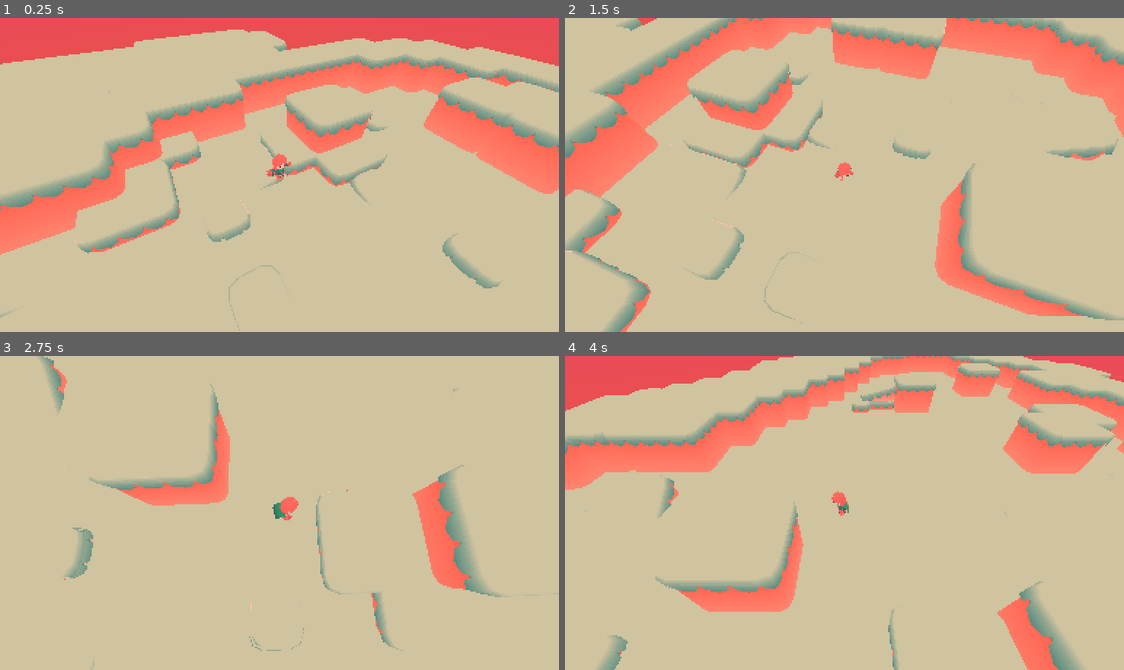
Above: before the commit, frames 1-4 (two rows, left to right).
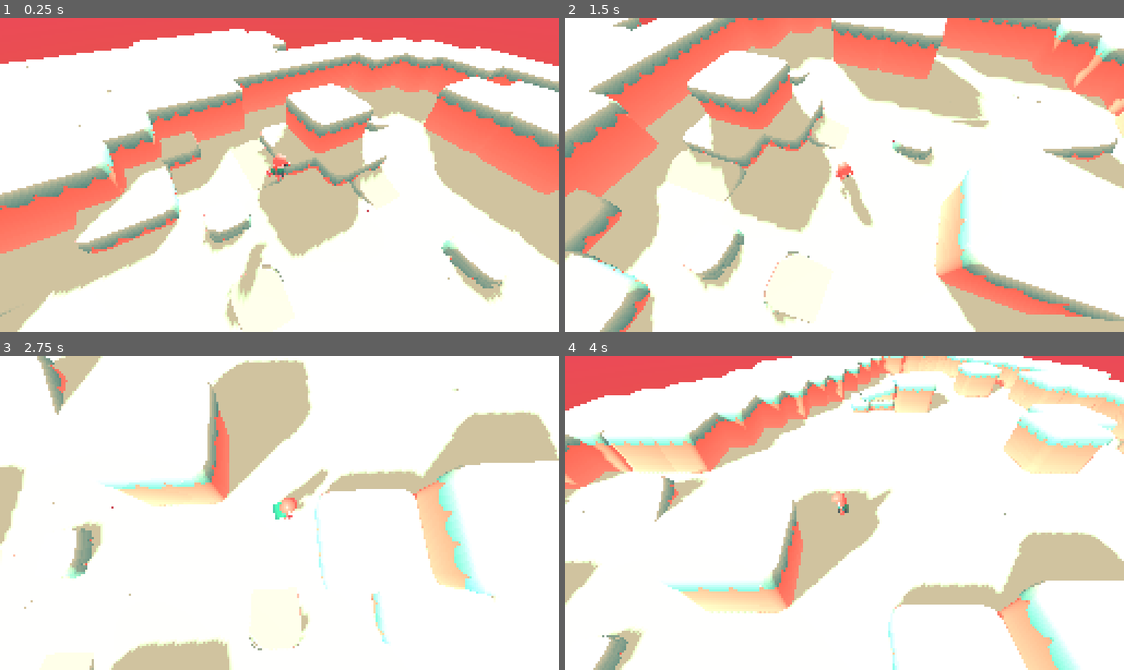
Above: after the commit, the same moments.

Repository: wickworks/jellyfishquarium
Game: Godot game, scene res://main3d.tscn
Two runs of this game, one before a commit and one after it. Both use one fixed random seed, a clock stepped at 60 frames per second and the inputs below.
Inputs (mouse positions are in pixels of both pictures, inside the frame that each line leads up to):
- Up to frame 1 (0.25 s): no input
- Up to frame 2 (1.5 s): tap Enter (ui_accept) at 0.5 s; move the mouse to (967, 159) at 0.52 s; hold D (Move right) 0.53-1.28 s; click (967, 159) at 0.6 s; tap Space (Jump) at 0.77 s; move the mouse to (732, 190) at 1.27 s; hold S (Move down) from 1.28 s (still down); right-click (732, 190) at 1.35 s
- Up to frame 3 (2.75 s): tap Space (Jump) at 1.52 s; move the mouse to (335, 443) at 2.02 s; release S (Move down) at 2.03 s; hold D (Move right) from 2.03 s (still down); click (335, 443) at 2.1 s
- Up to frame 4 (4 s): move the mouse to (816, 575) at 2.77 s; release D (Move right) at 2.78 s; hold W (Move up) 2.78-3.53 s; right-click (816, 575) at 2.85 s; tap Space (Jump) at 3.02, 3.77 s; move the mouse to (1012, 560) at 3.52 s; hold A (Move left) from 3.53 s (still down); click (1012, 560) at 3.6 s

The runs differ from the first frame. In frame 1, 57% of the frame differs, in the area x 0-100%, y 3-100%; in frame 2, 61%; in frame 3, 87%, in the area x 0-100%, y 0-100%; in frame 4, 82%.

Commit message:
light and resolution

Diff:
--- a/main3d.tscn
+++ b/main3d.tscn
@@ -24,6 +24,7 @@
 ambient_light_color = Color(1, 0.44316, 0.52013, 1)
 ambient_light_sky_contribution = 0.01
 ambient_light_energy = 6.07
+ssao_enabled = true
 
 [sub_resource type="WorldBoundaryShape3D" id="WorldBoundaryShape3D_v4ga2"]
 
@@ -44,3 +45,7 @@
 [node name="CollisionShape3D" type="CollisionShape3D" parent="StaticBody3D"]
 transform = Transform3D(1, 0, 0, 0, 1, 0, 0, 0, 1, 0, -0.0578609, 0)
 shape = SubResource("WorldBoundaryShape3D_v4ga2")
+
+[node name="DirectionalLight3D" type="DirectionalLight3D" parent="."]
+transform = Transform3D(-0.59912, -0.492232, 0.631478, -0.266282, 0.866299, 0.422635, -0.755083, 0.0850577, -0.650089, 0, 13.5407, 0)
+shadow_enabled = true
--- a/project.godot
+++ b/project.godot
@@ -17,10 +17,10 @@
 
 [display]
 
-window/size/viewport_width=384
-window/size/viewport_height=216
 window/size/window_width_override=768
 window/size/window_height_override=432
+window/size/viewport_width=256
+window/size/viewport_height=144
 window/stretch/mode="viewport"
 window/stretch/aspect="expand"
 window/dpi/allow_hidpi=false
